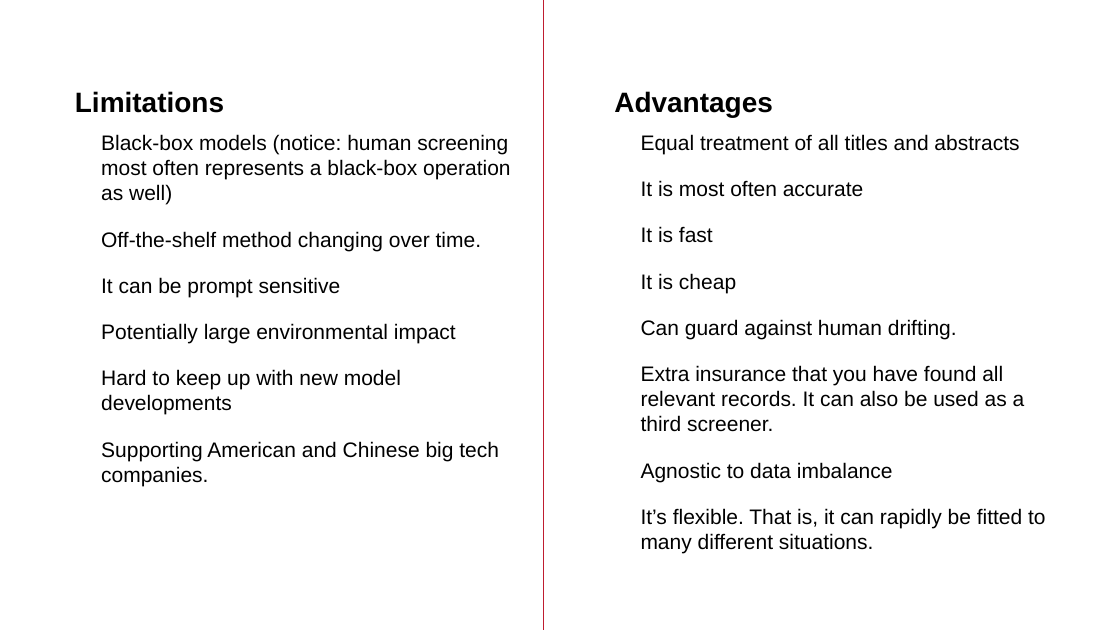
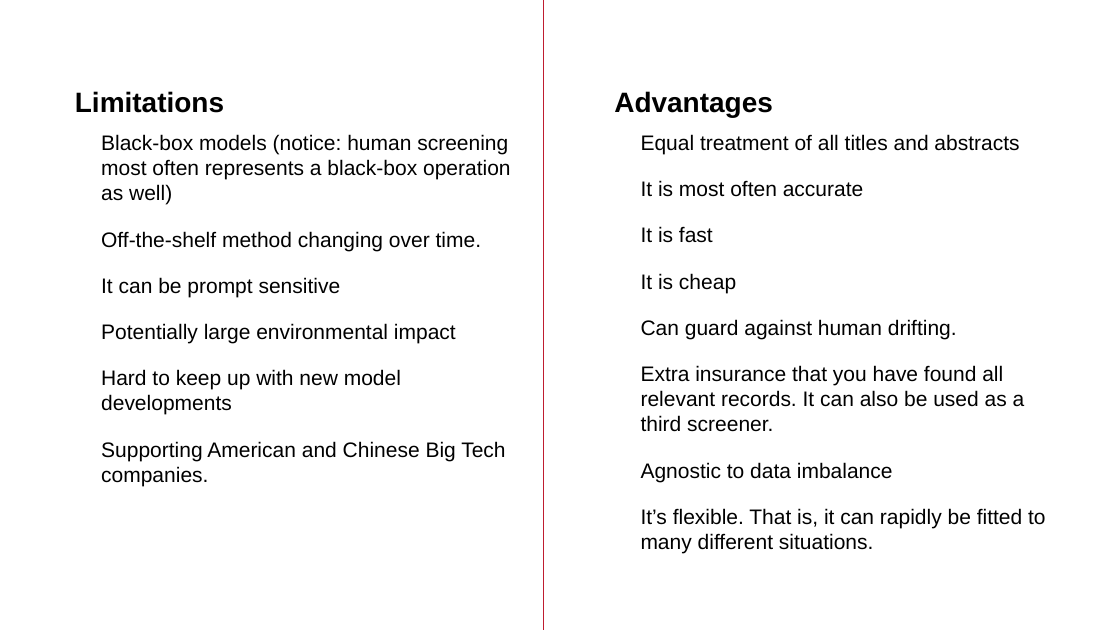
Before and after one commit to MikkelVembye/IRM2026, a slide deck: slide 11 of screen-with-gpt-models.pptx. Drawn at 1120x630 pixels with LibreOffice and Linux fonts; fonts in the diff are those of the drawing; background and template pictures are left out. Boxes give left, top, right and bottom in pixels: in the first picture for what was removed or moved away, otherwise in the second. Text is boxed around its words. In the diff, an @@ line names an element or a change of style, - is before the commit and + after.

```diff
--- a/screen-with-gpt-models.pptx
+++ b/screen-with-gpt-models.pptx
@@ text at <box>101,441,505,486</box>: text changed @@
-• Supporting American and Chinese big tech companies.
+• Supporting American and Chinese Big Tech companies.
```
Also in this commit, not shown: 2 other slides changed, 2 other files.
